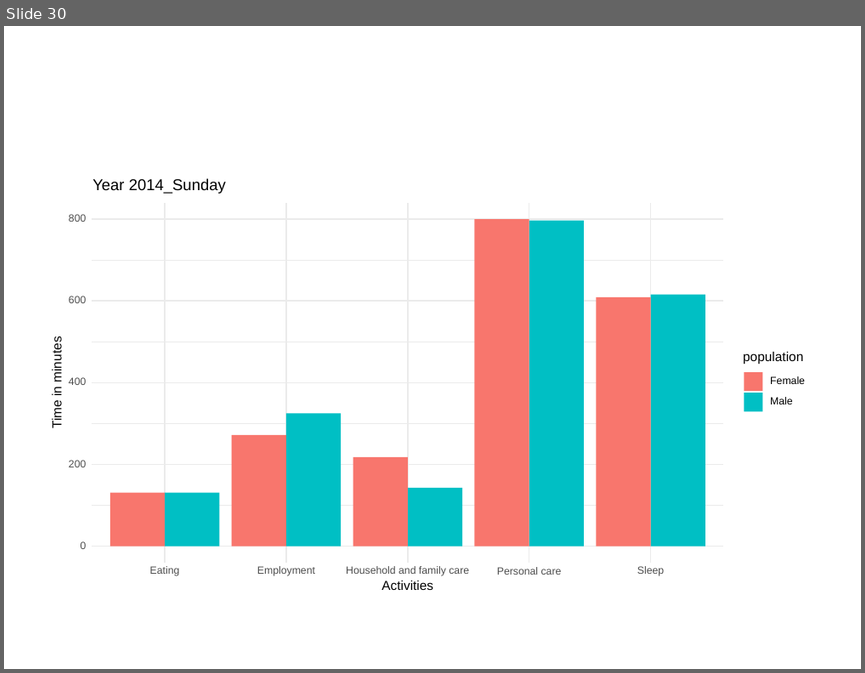
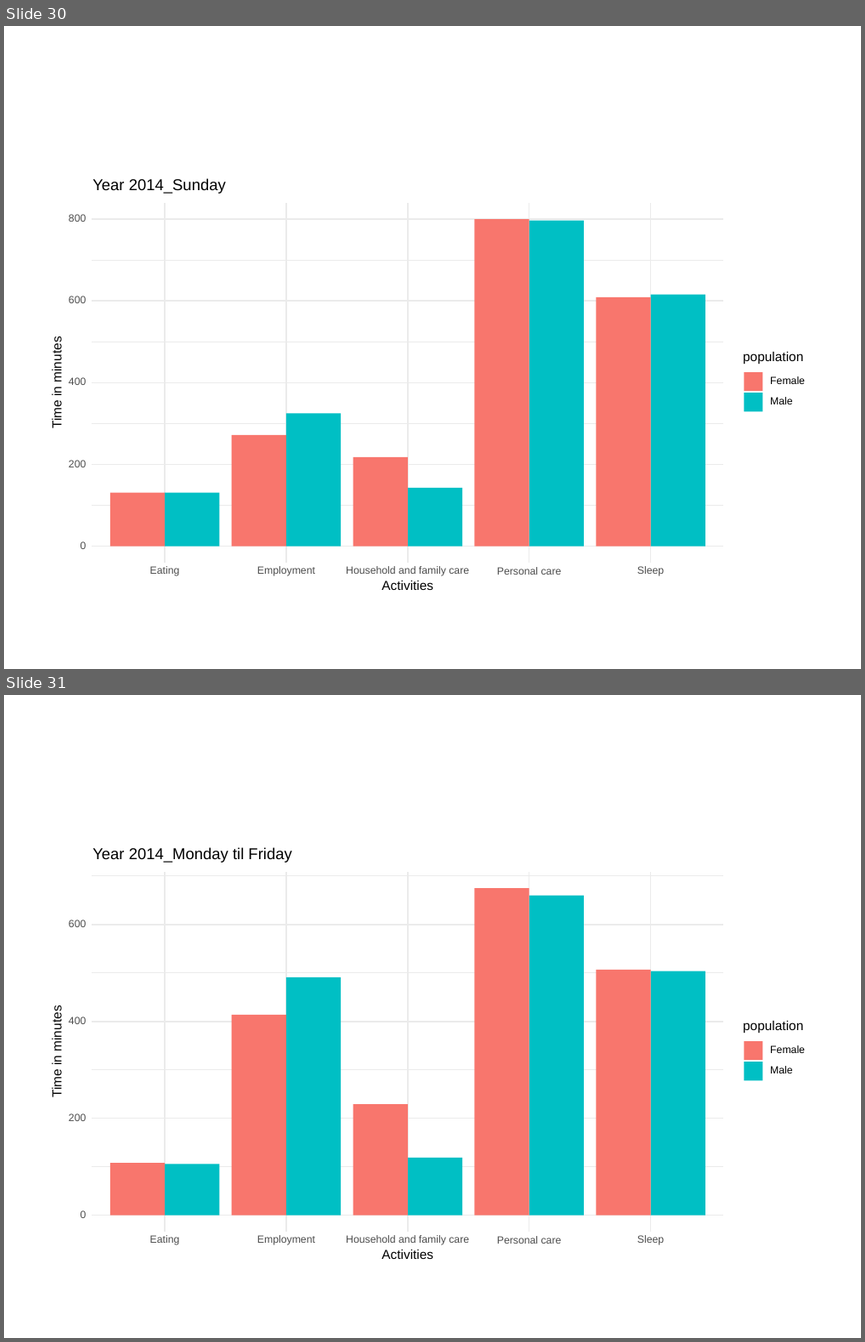
Before and after one commit to rbind/b-rodrigues.github.com, a slide deck: content/blog/test.pptx. Shown one above the other, each under a label of ours: slide 30 before the commit, slides 30 and 31 after it. The pictures are 865x673 and 865x1342 pixels, drawn with LibreOffice and Linux fonts; fonts in the diff are those of the drawing. Boxes give left, top, right and bottom in pixels: in the first picture for what was removed or moved away, otherwise in the second. Text is boxed around its words. In the diff, an @@ line names an element or a change of style, - is before the commit and + after.

```diff
--- a/content/blog/test.pptx
+++ b/content/blog/test.pptx
@@ slide 31 added at [4,695,861,1338], background #FFFFFF @@
@@ group added at [46,845,818,1269]: 15 texts, 13 rectangles, 13 freeform shapes @@
+0
+200
+400
+600
+Eating
+Employment
+Household and family care
+Personal care
+Sleep
+Activities
+Time in minutes
+population
+Female
+Male
+Year 2014_Monday til Friday
```
Also in this commit, not shown: 2 other slides added, 9 other files.
